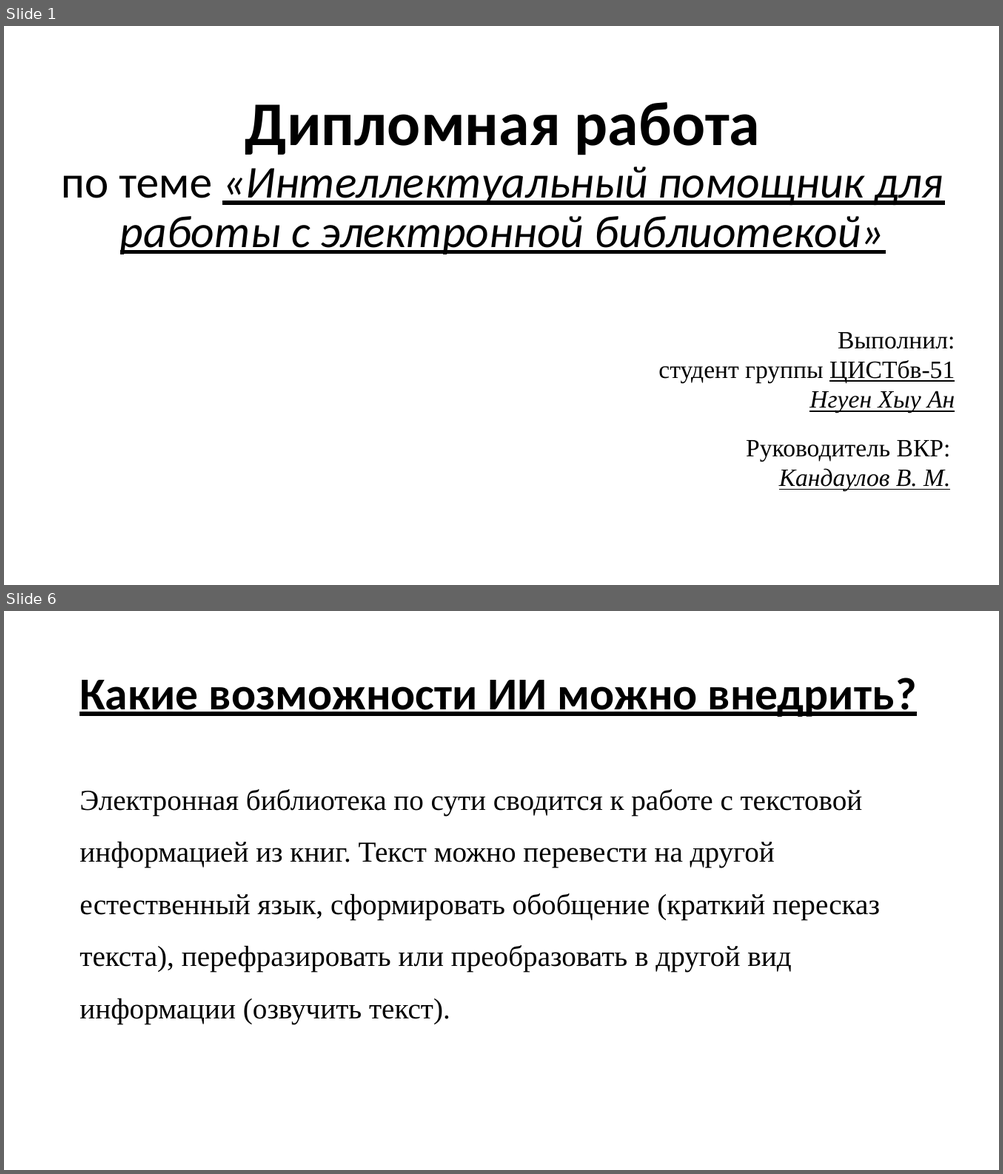
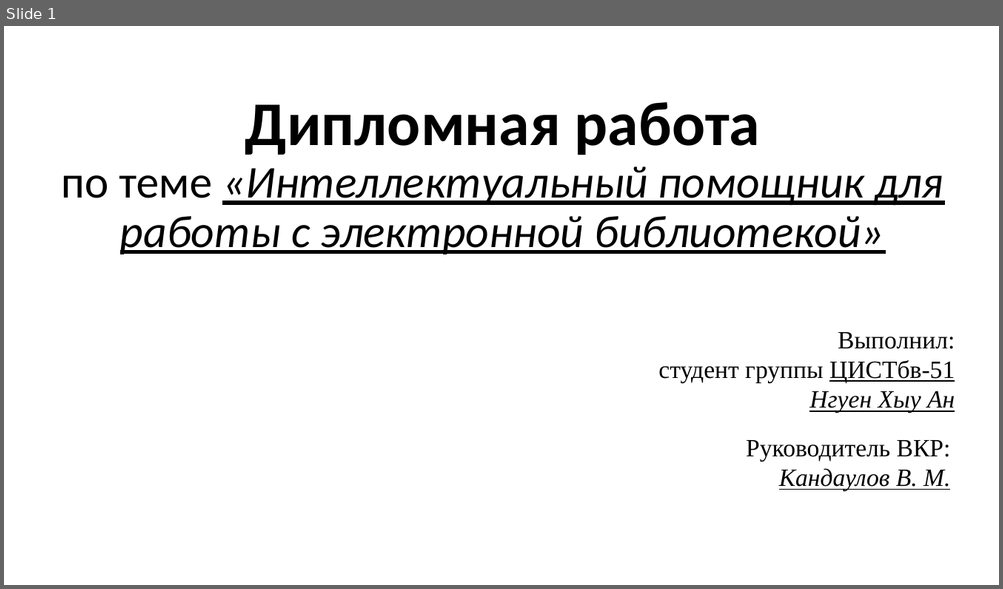
Before and after one commit to an-nguen/UlstuGradWork, a slide deck: docs/Презентация.pptx. Shown one above the other, each under a label of ours: slides 1 and 6 before the commit, slide 1 after it; the slides between them are not shown. The pictures are 1003x1174 and 1003x589 pixels, drawn with LibreOffice and Linux fonts; fonts in the diff are those of the drawing. Boxes give left, top, right and bottom in pixels: in the first picture for what was removed or moved away, otherwise in the second. Text is boxed around its words. In the diff, an @@ line names an element or a change of style, - is before the commit and + after.

```diff
--- a/docs/Презентация.pptx
+++ b/docs/Презентация.pptx
@@ slide 6 removed at [4, 611, 999, 1170], background #FFFFFF @@
@@ title removed at [79, 678, 916, 717] @@
-Какие возможности ИИ можно внедрить?
@@ text removed at [79, 789, 879, 1024] @@
-Электронная библиотека по сути сводится к работе с текстовой информацией из книг. Текст можно перевести на другой естественный язык, сформировать обобщение (краткий пересказ текста), перефразировать или преобразовать в другой вид информации (озвучить текст).
```
Also in this commit, not shown: 3 slides changed, 1 slide added, 4 other slides removed, 1 other file.
